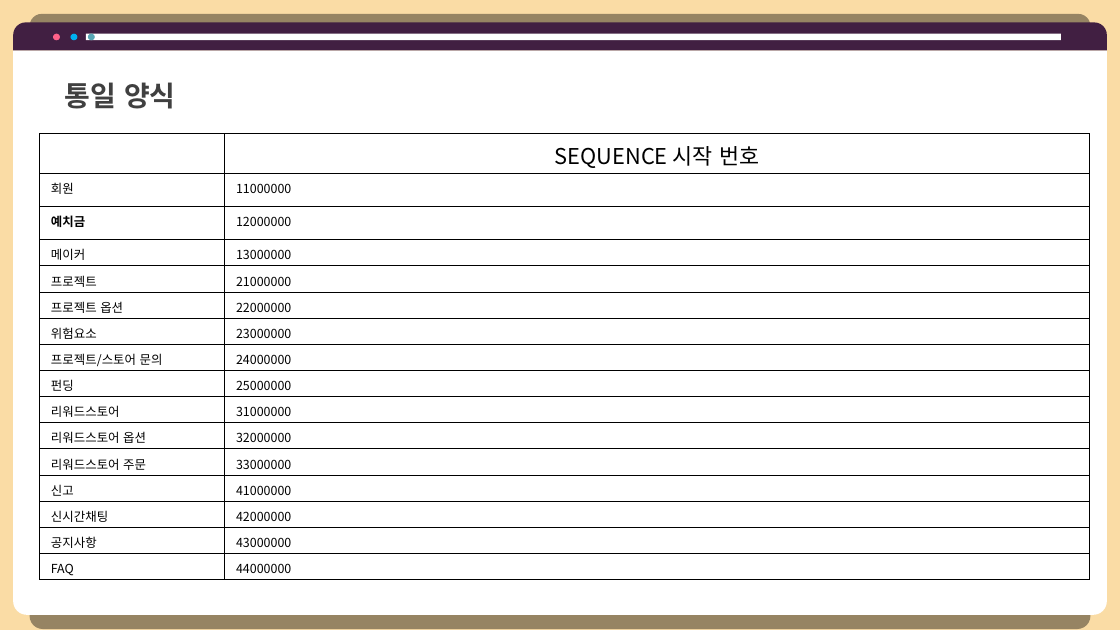
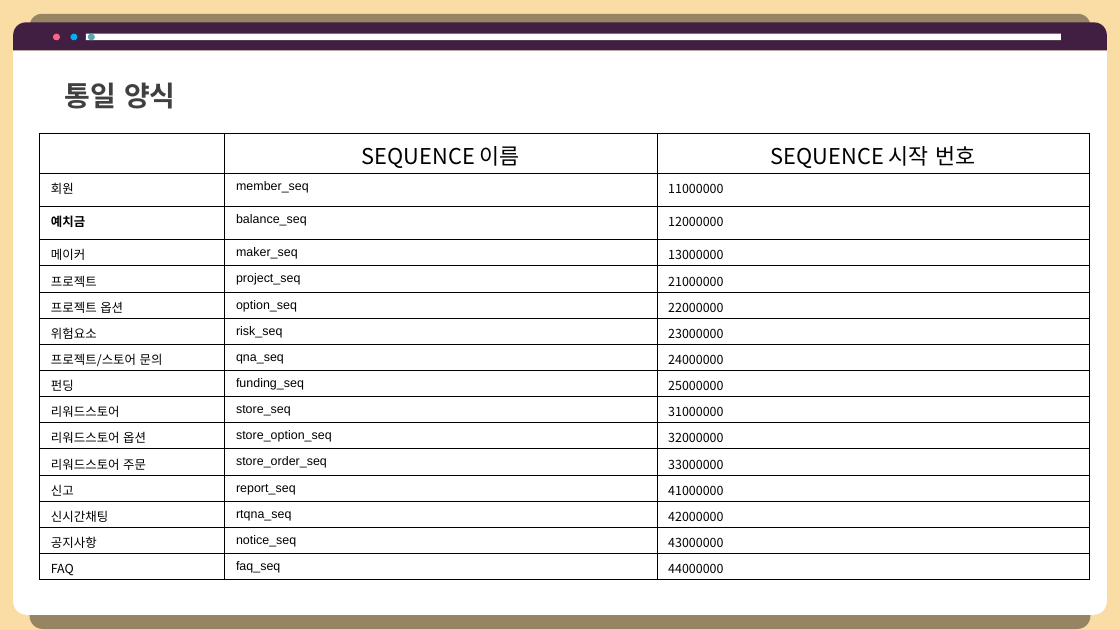
Before and after one commit to hhsw07/ezen-academy-projects, a slide deck: slide 26 of 0 발표용 파워포인트/0515 2차발표/0515 project06 - 파워포인트 종합.pptx. Drawn at 1120x630 pixels with LibreOffice and Linux fonts; fonts in the diff are those of the drawing. Boxes give left, top, right and bottom in pixels: in the first picture for what was removed or moved away, otherwise in the second. Text is boxed around its words. In the diff, an @@ line names an element or a change of style, - is before the commit and + after.

```diff
--- a/0 발표용 파워포인트/0515 2차발표/0515 project06 - 파워포인트 종합.pptx
+++ b/0 발표용 파워포인트/0515 2차발표/0515 project06 - 파워포인트 종합.pptx
@@ table at (39,134,1089,580) @@
+column 2: SEQUENCE 이름 | member_seq | balance_seq | maker_seq | project_seq | option_seq | risk_seq | qna_seq | funding_seq | store_seq | store_option_seq | store_order_seq | report_seq | rtqna_seq | notice_seq | faq_seq
```
